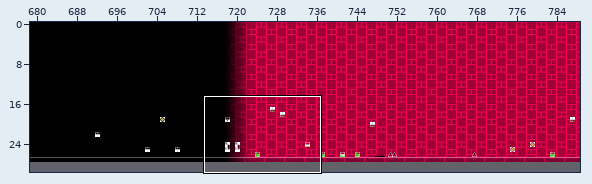
An edit to a level. Tiled map, levels/chr_data/tmx/cantletgo.tmx. The first picture is a wide view before the edit; the outline marks the close-up.
Close-up. First the earlier version:
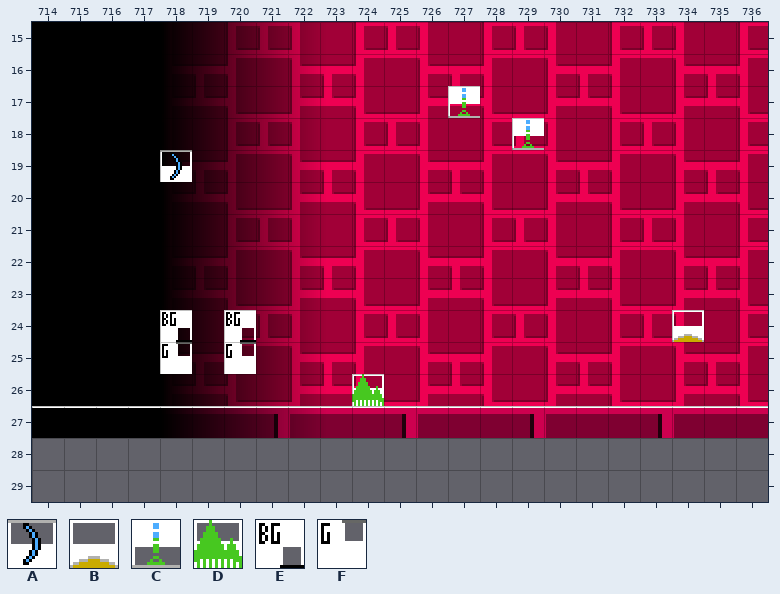
Cells are 16x16 px. Shown: x 714..736, y 15..29. The commit also changed other parts of the map, which this record leaves out. Not drawn, because the pictures are missing: unchanged layer "Layer 2".
Key: from "sprites": A 8 "Gravity portal, normal", B 10 "Yellow pad", C 45 "Decoration 45", D 46 "Decoration 46", E 256 "BG colour trigger", F 257 "Ground colour trigger".
Objects are placed by their top-left corner, in cells (3,4 is the top-left corner of cell 3,4); size is 1x1 cell unless given.
Layers that did not change in this view are not listed.
Objects on layer "SP" before:
C "Decoration 45" at 727,17
C "Decoration 45" at 729,18
A "Gravity portal, normal" at 718,19
E "BG colour trigger" at 718,24
E "BG colour trigger" at 720,24
B "Yellow pad" at 734,24
F "Ground colour trigger" at 718,25
F "Ground colour trigger" at 720,25
D "Decoration 46" at 724,26
After:
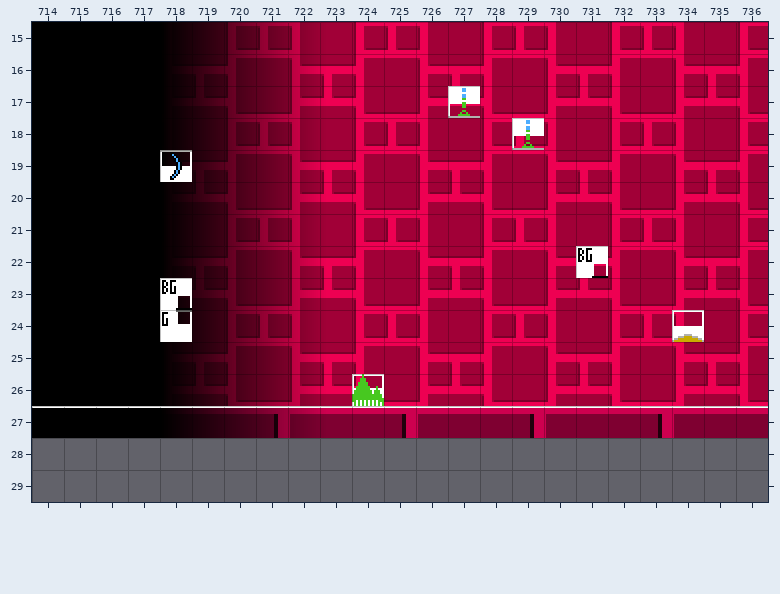
Diff:
Layer "SP":
A new object: E "BG colour trigger" at 731,22.
A new object: E "BG colour trigger" at 718,23.
A new object: F "Ground colour trigger" at 718,24.
Object E "BG colour trigger" at 718,24 is removed.
Object E "BG colour trigger" at 720,24 is removed.
Object F "Ground colour trigger" at 718,25 is removed.
Object F "Ground colour trigger" at 720,25 is removed.
Boxes around the changes in both close-ups, in picture pixels (x1, y1, x2, y2):
added: (576, 246, 608, 278)
changed: (160, 278, 192, 374)
removed: (224, 310, 256, 374)
